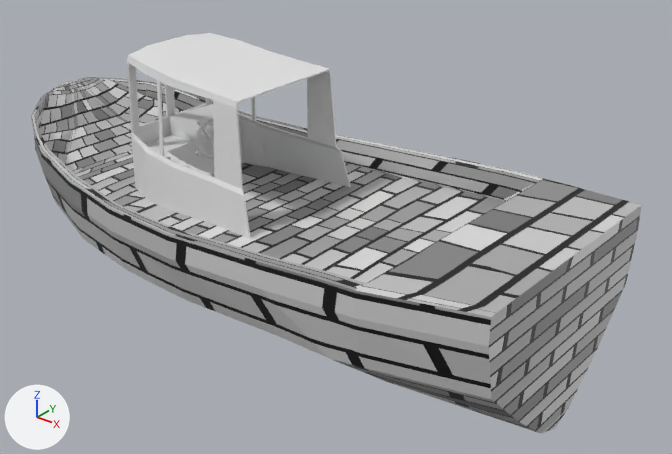
The Blender file LD59/Assets/Models/Boat.blend as it was, and as the next commit left it.
Rendered twice from a 50 mm camera at (19.4, -20.8, 11.6) aimed at (2.1, 0.8, -1.8). The lights are fixed; the arrows at lower left show +X, +Y and +Z. The older version comes first.

Names of what the first picture shows: 'Boat_Base', 'Cabin_Thing', 'Interior_Table', 'Wheel'.
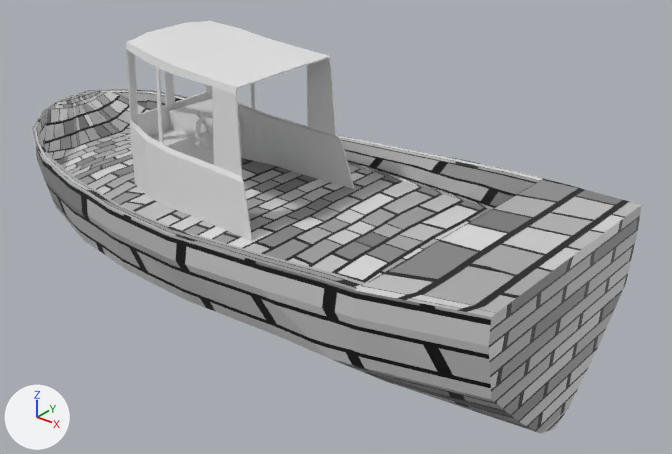
Commit message: modified boat

Changed parts and their boxes (x1, y1, x2, y2) in the pictures (672 x 454 px; the box of a moved part takes in the faces that stretch with it):
```json
{"object": "Boat_Base", "change": "reshaped", "before": [31, 77, 642, 433], "after": [32, 89, 642, 433]}
{"object": "Cabin_Thing", "change": "moved", "before": [127, 33, 351, 238], "after": [126, 21, 354, 241]}
{"object": "Interior_Table", "change": "moved", "before": [146, 104, 243, 176], "after": [150, 99, 242, 164]}
{"object": "Wheel", "change": "moved", "before": [195, 119, 214, 158], "after": [194, 111, 213, 150]}
{"part": 1, "of": "me_cube", "change": "moved or reshaped", "before": [31, 77, 536, 283], "after": [32, 89, 536, 283]}
```

The change, as JSON lines over the scene's bpy script:
```json
{"block": "me_cube", "where": "# used by ob_boat_base; location = (0.0, 0.0, 0.0)"}
{"op": "remove", "block": "me_cube", "code": "me_cube.from_pydata(...)  # 321 vertices, 311 faces, 4 loose edges; spans x -10.4..10.9, y -5.0..5.0, z -5.8..1.0"}
{"op": "add", "block": "me_cube", "code": "me_cube.from_pydata(...)  # 314 vertices, 310 faces; spans x -10.4..10.9, y -5.0..5.0, z -5.8..0.6"}
{"block": "me_cube", "change": "me_cube part 1"}
{"block": "me_cube", "change": "7 vertices are removed from x -9.1..-4.2, y -1.0..1.3, z -1.6..-0.4"}
{"block": "me_cube", "change": "14 faces are deleted"}
{"block": "me_cube", "change": "4 loose edges are deleted"}
{"block": "me_cube", "change": "36 vertices in x -10.4..6.7, y -3.8..4.0, z -1.4..1.0 move by (0.0, 0.0, -0.5)"}
{"block": "me_cube", "change": "18 vertices in x -10.4..6.2, y -4.5..2.5, z -0.6..1.0 move by (0.0, 0.0, -0.6)"}
{"block": "me_cube", "change": "17 vertices in x -9.0..4.7, y -4.1..4.4, z -3.3..0.5 move by (0.0, 0.0, -0.3)"}
{"block": "me_cube", "change": "17 vertices in x -9.8..6.7, y -4.6..4.2, z -1.8..0.7 move by (0.0, 0.0, -0.4)"}
{"block": "me_cube", "change": "15 vertices in x -8.1..4.7, y -4.7..4.0, z -3.9..0.0 move by (0.0, 0.0, -0.2)"}
{"block": "me_cube", "change": "14 vertices in x -7.6..-0.8, y -1.9..4.4, z -1.3..-1.2 move by (0.0, 0.0, 0.1)"}
{"block": "me_cube", "change": "29 vertices move from x -10.4..1.9, y -4.5..4.2, z -4.4..1.0 to x -10.4..1.9, y -4.5..4.2, z -4.5..-0.1"}
{"block": "me_cube", "change": "13 new faces join them"}
{"op": "set", "path": "ob_cabin_thing.location", "old": "(0.0, 0.0, -1.05)", "new": "(0.0, 0.0, -0.62)"}
{"op": "set", "path": "ob_interior_table.location", "old": "(-4.11, 0.19, -0.31)", "new": "(-4.11, 0.19, -0.12)"}
{"op": "set", "path": "ob_wheel.location", "old": "(-3.17, 0.38, 0.19)", "new": "(-3.17, 0.38, 0.5)"}
```
